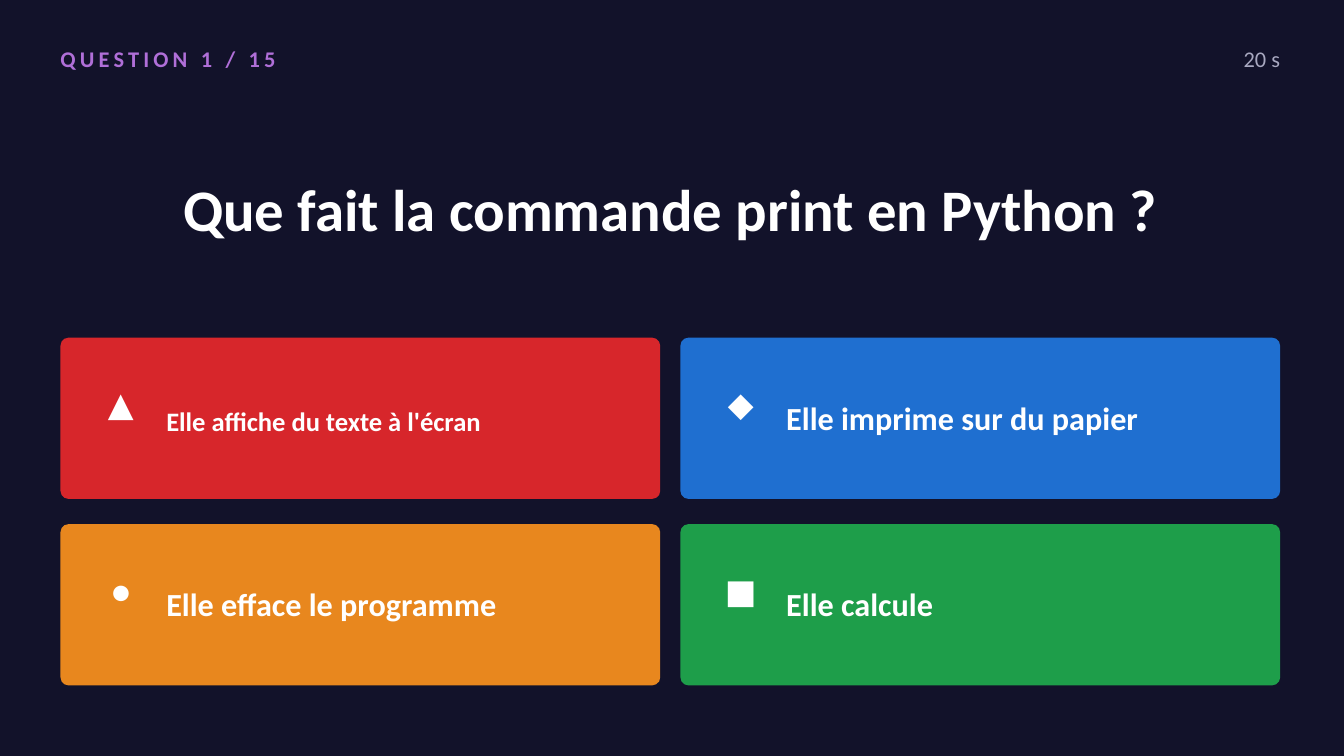
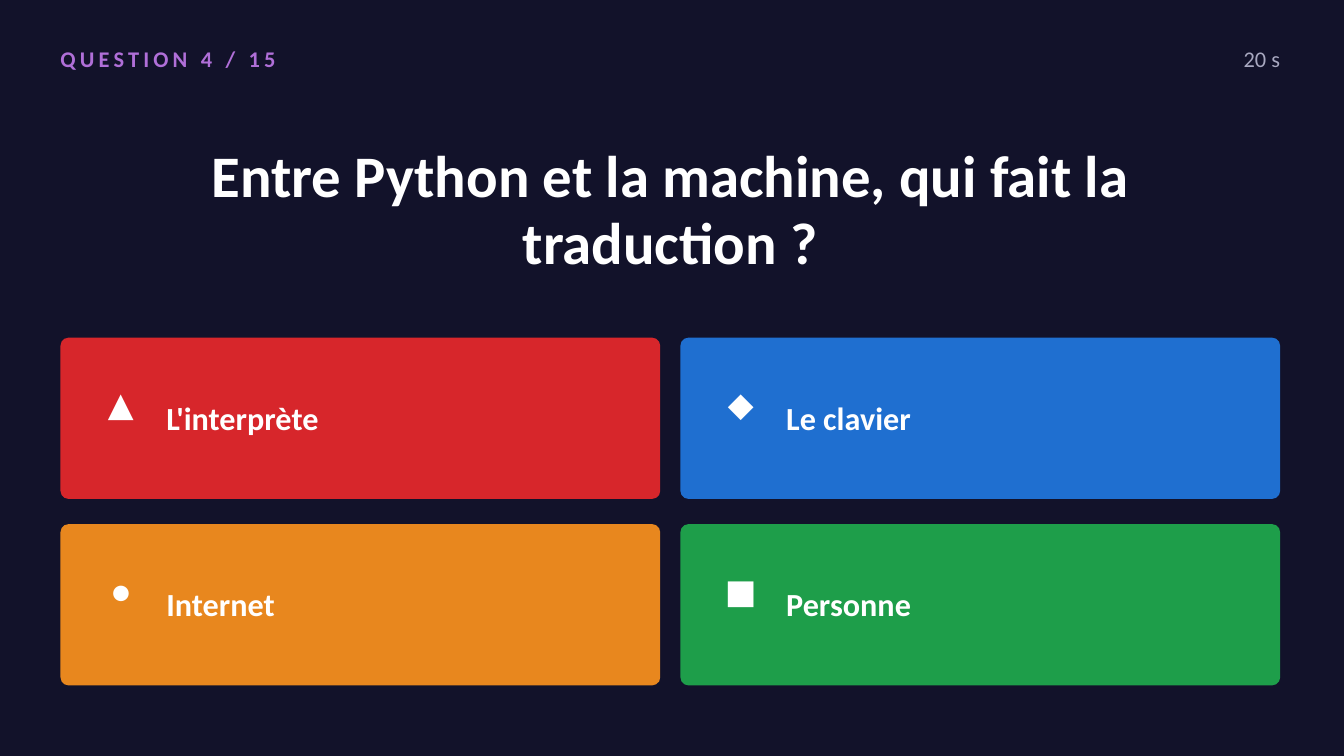
Before and after one commit to koffipierredamien/python-learning, a slide deck: slide 8 of 2-seances/S02-premier-contact/a-projeter/quiz-seance-1.pptx (slide 2 before the commit). Drawn at 1344x756 pixels with LibreOffice and Linux fonts; fonts in the diff are those of the drawing. Boxes give left, top, right and bottom in pixels: in the first picture for what was removed or moved away, otherwise in the second. Text is boxed around its words. In the diff, an @@ line names an element or a change of style, - is before the commit and + after.

```diff
--- a/2-seances/S02-premier-contact/a-projeter/quiz-seance-1.pptx
+++ b/2-seances/S02-premier-contact/a-projeter/quiz-seance-1.pptx
@@ text at (x1=60, y1=52, x2=276, y2=70): text changed @@
-QUESTION 1 / 15
+QUESTION 4 / 15
@@ text at (x1=212, y1=155, x2=1128, y2=265): text changed @@
-Que fait la commande print en Python ?
+Entre Python et la machine, qui fait la traduction ?
@@ text at (x1=166, y1=407, x2=318, y2=435): text changed; size 19 to 23 pt @@
-Elle affiche du texte à l'écran
+L'interprète
@@ text at (x1=786, y1=407, x2=911, y2=431): text changed @@
-Elle imprime sur du papier
+Le clavier
@@ text at (x1=166, y1=595, x2=274, y2=617): text changed @@
-Elle efface le programme
+Internet
@@ text at (x1=786, y1=595, x2=911, y2=617): text changed @@
-Elle calcule
+Personne
```
Also in this commit, not shown: 19 other slides changed, 8 slides added, 8 slides removed, 5 other files.
